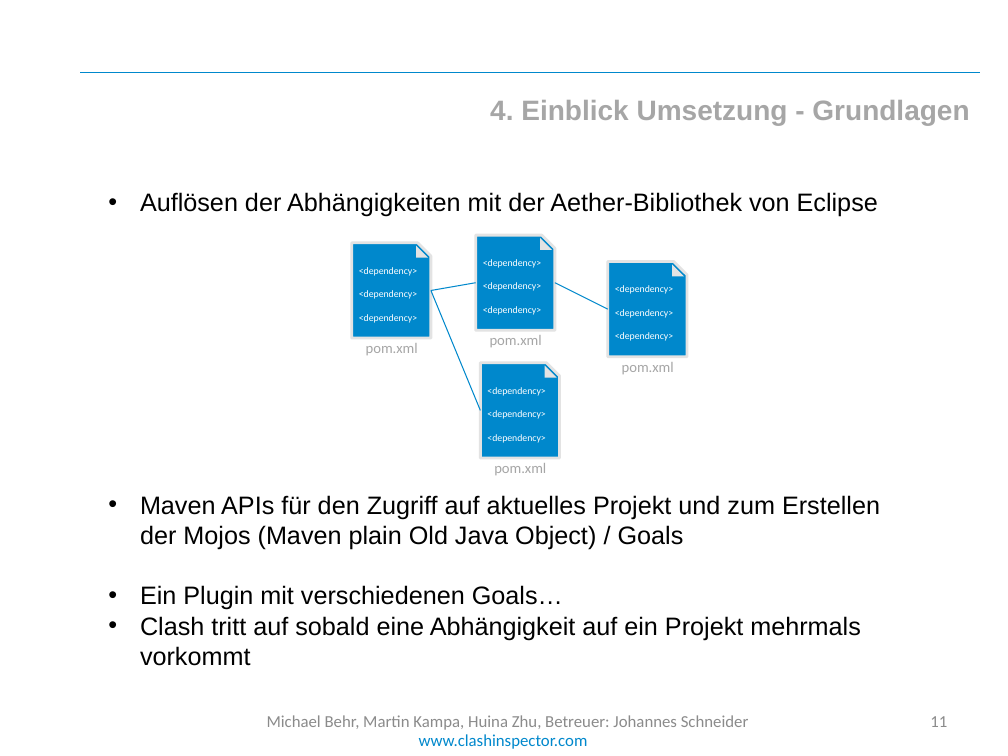
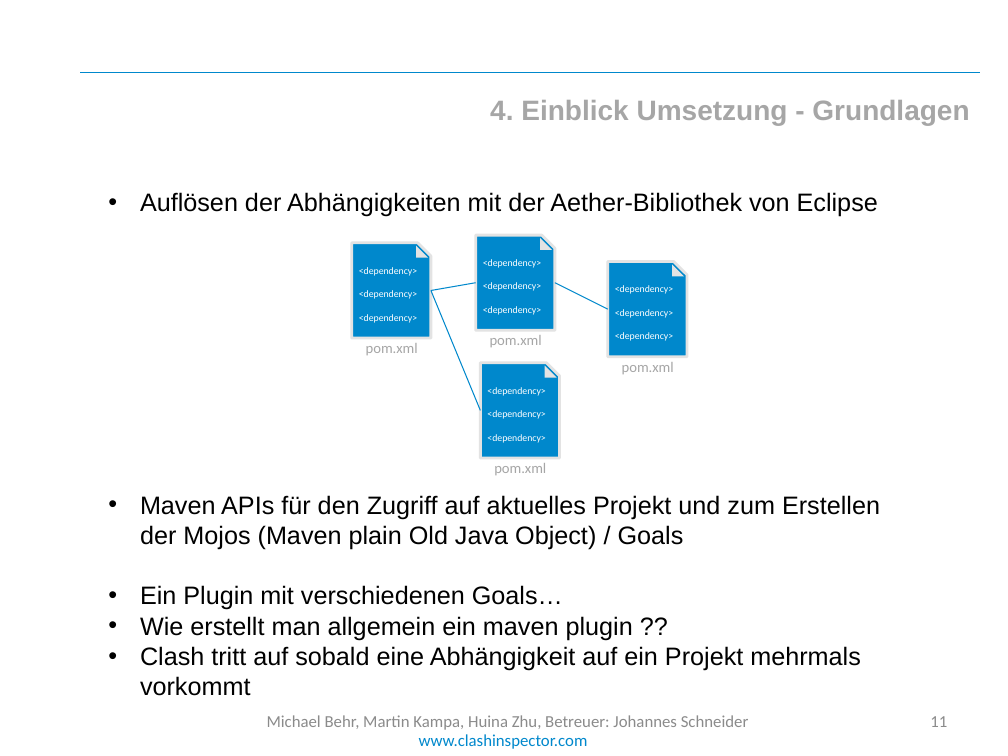
Before and after one commit to cedarsoft/clashinspector.com, a slide deck: slide 11 of presentation/Jahresprojekt Zwischenpräsentation.pptx. Drawn at 1008x756 pixels with LibreOffice and Linux fonts; fonts in the diff are those of the drawing; background and template pictures are left out. Boxes give left, top, right and bottom in pixels: in the first picture for what was removed or moved away, otherwise in the second. Text is boxed around its words. In the diff, an @@ line names an element or a change of style, - is before the commit and + after.

```diff
--- a/presentation/Jahresprojekt Zwischenpräsentation.pptx
+++ b/presentation/Jahresprojekt Zwischenpräsentation.pptx
@@ text at [140,616,633,640]: paragraph added @@
+• Wie erstellt man allgemein ein maven plugin ??
```
Also in this commit, not shown: 2 other files.
